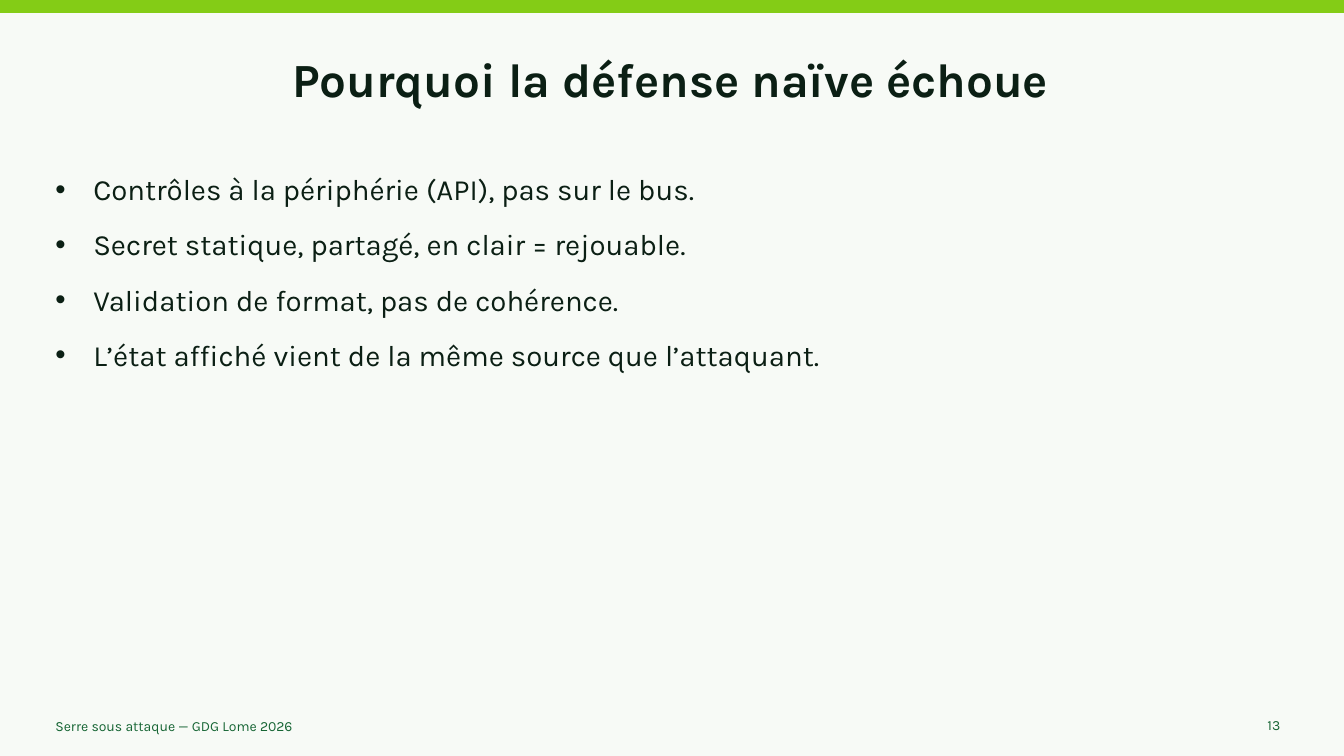
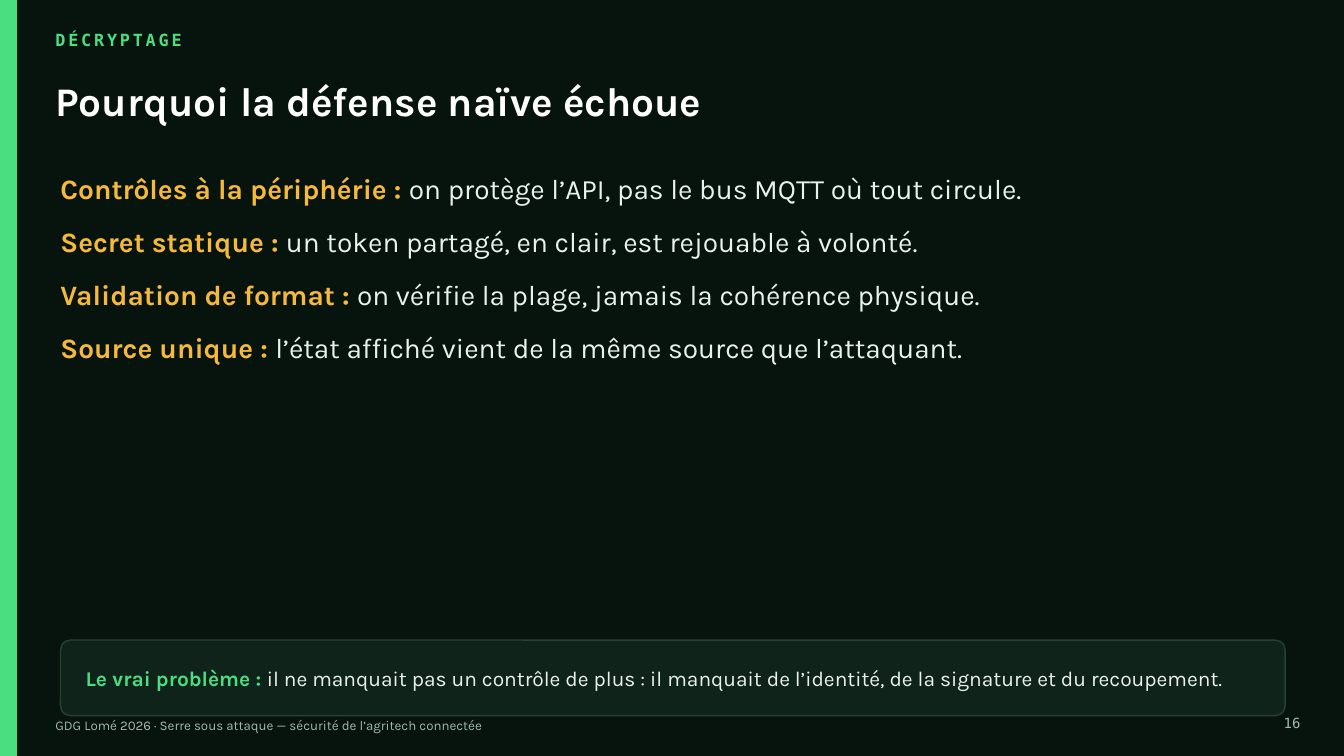
Before and after one commit to BoazAK/presentations_public, a slide deck: slide 16 of gdg_lome/2026/Presentation 2026.pptx (slide 13 before the commit). Drawn at 1344x756 pixels with LibreOffice and Linux fonts; fonts in the diff are those of the drawing. Boxes give left, top, right and bottom in pixels: in the first picture for what was removed or moved away, otherwise in the second. Text is boxed around its words. In the diff, an @@ line names an element or a change of style, - is before the commit and + after.

```diff
--- a/gdg_lome/2026/Presentation 2026.pptx
+++ b/gdg_lome/2026/Presentation 2026.pptx
@@ background #F7FAF6 to #07140E @@
@@ rectangle removed at box(0, 0, 1344, 12) @@
@@ rectangle added at box(0, 0, 16, 756), fill #4ADE80, outline #4ADE80 1 pt @@
@@ text added at box(55, 33, 181, 47), 12 pt, text #4ADE80, bold @@
+DÉCRYPTAGE
@@ text "Pourquoi la défense naïve échoue": place and size @@
-text "Pourquoi la défense naïve échoue" at box(292, 59, 1048, 109)
+text "Pourquoi la défense naïve échoue" at box(55, 84, 701, 126)
@@ text "Pourquoi la défense naïve échoue" at box(55, 84, 701, 126): size 34 to 29 pt, text colour #0B1F14 to #FFFFFF; alignment centre to left; vertical alignment top to middle @@
@@ text at box(60, 177, 1022, 365): text changed; size 21 to 20 pt; text colour #0B1F14 to #E9F2EA @@
-• Contrôles à la périphérie (API), pas sur le bus.
-• Secret statique, partagé, en clair = rejouable.
-• Validation de format, pas de cohérence.
-• L’état affiché vient de la même source que l’attaquant.
+Contrôles à la périphérie : on protège l’API, pas le bus MQTT où tout circule.
+Secret statique : un token partagé, en clair, est rejouable à volonté.
+Validation de format : on vérifie la plage, jamais la cohérence physique.
+Source unique : l’état affiché vient de la même source que l’attaquant.
@@ rounded rectangle added at box(60, 640, 1286, 716), fill #10231A, outline #27432F 1 pt @@
@@ text added at box(86, 669, 1222, 691), 15 pt, text #E9F2EA @@
+Le vrai problème : il ne manquait pas un contrôle de plus : il manquait de l’identité, de la signature et du recoupement.
@@ page number added at box(1284, 717, 1301, 728), 10 pt, text #9FBBA8 @@
+16
@@ text at box(55, 720, 481, 733): text changed; size 10 to 9.5 pt; text colour #166534 to #9FBBA8 @@
-Serre sous attaque — GDG Lome 2026
+GDG Lomé 2026 · Serre sous attaque — sécurité de l’agritech connectée
@@ page number removed at box(1267, 721, 1280, 730) @@
-13
```
Also in this commit, not shown: 7 other slides changed, 18 slides added, 15 slides removed, 6 other files.
